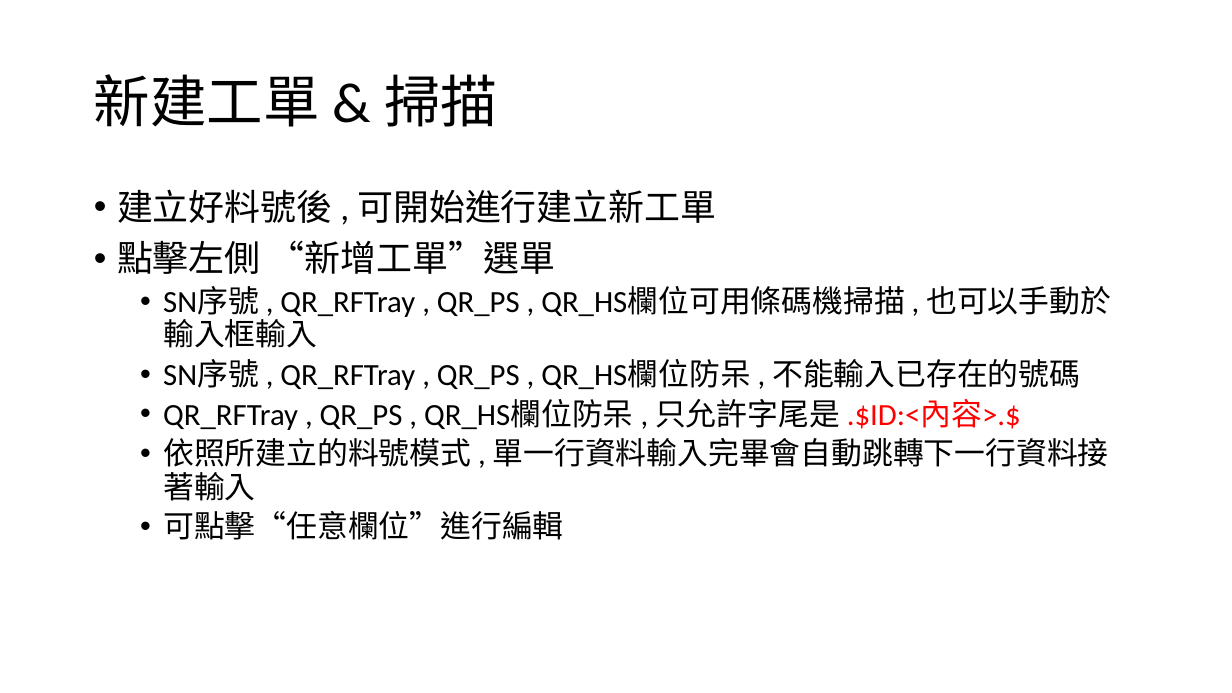
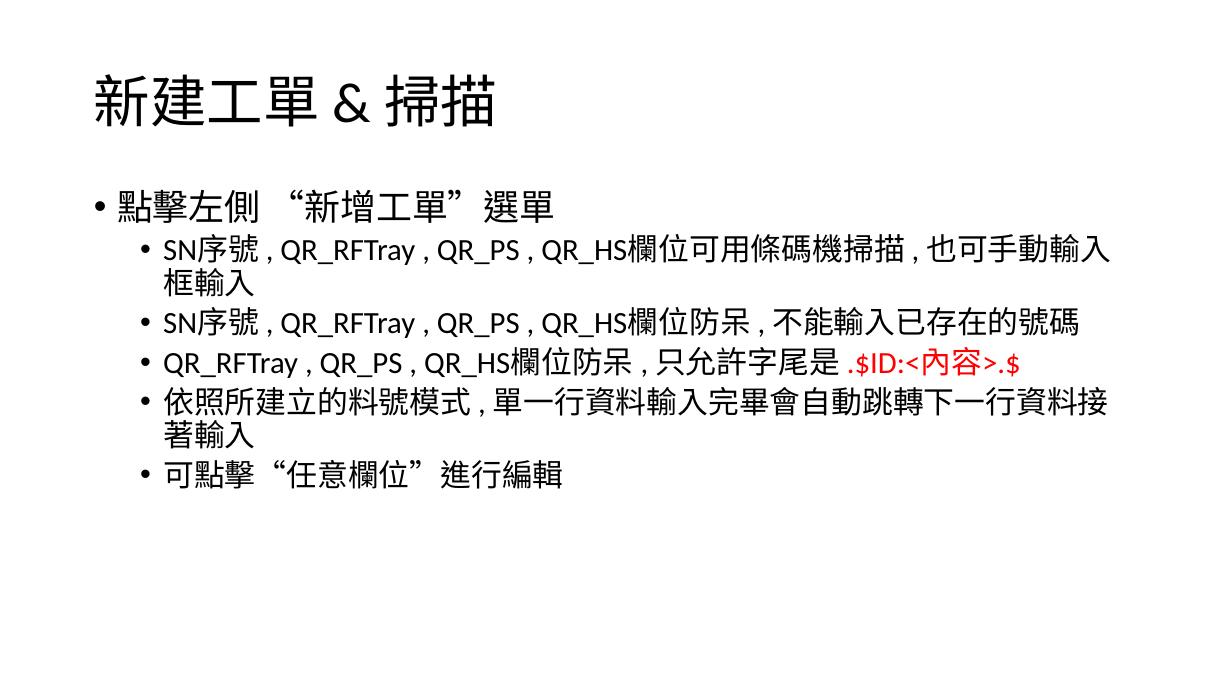
Before and after one commit to CrayHung/twoway-scanner, a slide deck: slide 7 of document/達運條碼機操作說明.pptx. Drawn at 1232x693 pixels with LibreOffice and Linux fonts; fonts in the diff are those of the drawing. Boxes give left, top, right and bottom in pixels: in the first picture for what was removed or moved away, otherwise in the second. Text is boxed around its words. In the diff, an @@ line names an element or a change of style, - is before the commit and + after.

```diff
--- a/document/達運條碼機操作說明.pptx
+++ b/document/達運條碼機操作說明.pptx
@@ text at <box>117,189,716,223</box>: paragraph removed @@
-• 建立好料號後 , 可開始進行建立新工單
@@ text at <box>163,234,1111,297</box>: text changed @@
-  • SN序號 , QR_RFTray , QR_PS , QR_HS欄位可用條碼機掃描 , 也可以手動於輸入框輸入
+  • SN序號 , QR_RFTray , QR_PS , QR_HS欄位可用條碼機掃描 , 也可手動輸入框輸入
```
Also in this commit, not shown: 10 other slides changed, 3 slides added, 12 other files.
